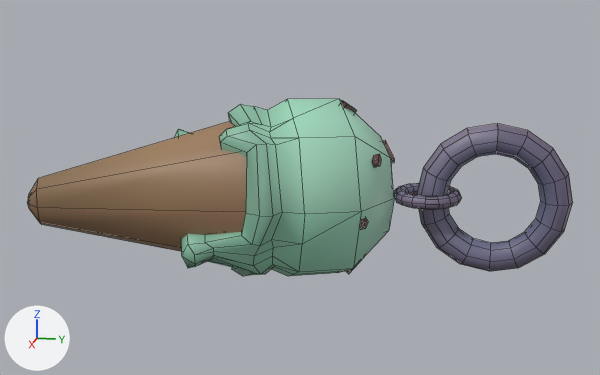
Two versions of the FBX model gmtk25/Assets/Art/Models/CharmsBeads/charm_freeze.fbx, one commit apart.
The view is the same before and after, from a 50 mm lens placed at (5.51, -0.21, 1.39), pointed at (0.06, -1.3, 0.03). Arrows for +X, +Y and +Z are at lower left; the lights stay in place. Mesh edges are drawn as thin lines.

Before the edit, the objects in view are built like this:
```python
me_cylinder_009 = bpy.data.meshes.new('Cylinder.009')
me_cylinder_009.from_pydata(...)  # 538 vertices, 510 faces; spans x -0.68..0.8, y -3.0..0.51, z -0.63..0.63
me_cylinder_009.materials.append(mat_m_masterpalette)  # picture img_t_masterpalette_png
ob_charm_freeze = bpy.data.objects.new('charm_freeze', me_cylinder_009)
ob_charm_freeze.location = (0.0, 0.0, 0.0)
```
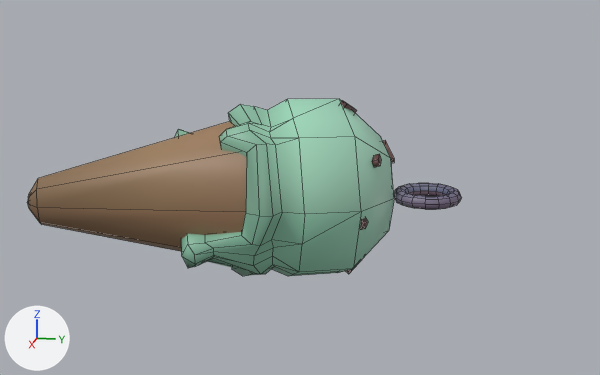
The newer file is also turned or shifted as a whole; pictures and numbers use the older file's frame.

Pixel boxes [x1, y1, x2, y2] of what changed, in the pictures (600 x 375 px):
'charm_freeze', reshaped (20% narrower): before [27, 99, 573, 276]; after [27, 99, 462, 276]
part 1 of me_cylinder_009, cut back: before [416, 124, 573, 271]

Patch to the scene script:
```diff
--- a/gmtk25/Assets/Art/Models/CharmsBeads/charm_freeze.fbx.py
+++ b/gmtk25/Assets/Art/Models/CharmsBeads/charm_freeze.fbx.py
@@ me_cylinder_009 @@
 # used by ob_charm_freeze; location = (0.0, 0.0, 0.0)
-me_cylinder_009.from_pydata(...)  # 538 vertices, 510 faces; spans x -0.68..0.8, y -3.0..0.51, z -0.63..0.63
+me_cylinder_009.from_pydata(...)  # 410 vertices, 382 faces; spans x -0.68..0.8, y -3.0..-0.21, z -0.63..0.63
+# me_cylinder_009 part 1
+# 128 vertices are removed from x -0.1..0.1, y -0.51..0.51, z -0.51..0.51
+# 132 faces are deleted
+# 1 vertex moves within x 0.0, y -0.3, z 0.0
+# 4 new faces join them
 me_cylinder_009.materials.append(mat_m_masterpalette)
```
